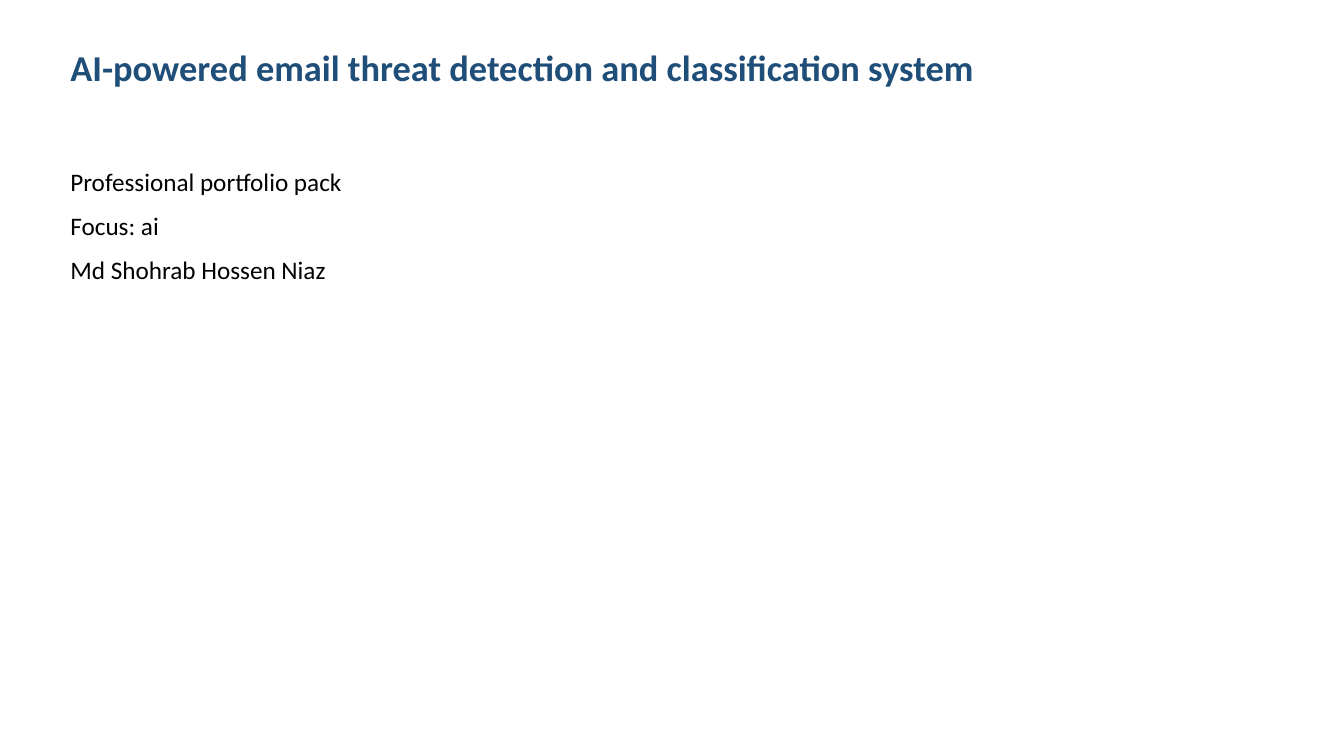
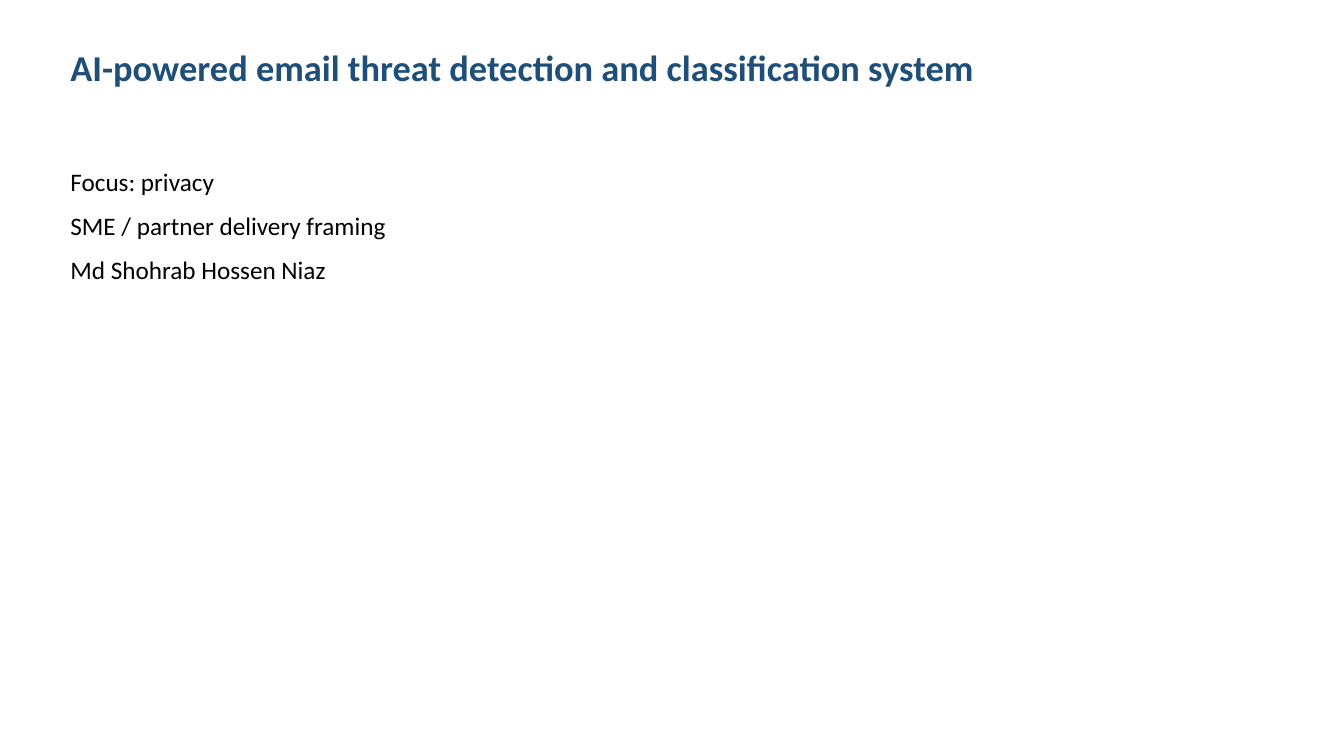
Before and after one commit to shohrabniaz/ai-email-threat-detection, a slide deck: slide 1 of Final_Submission/02_Presentation.pptx. Drawn at 1344x756 pixels with LibreOffice and Linux fonts; fonts in the diff are those of the drawing. Boxes give left, top, right and bottom in pixels: in the first picture for what was removed or moved away, otherwise in the second. Text is boxed around its words. In the diff, an @@ line names an element or a change of style, - is before the commit and + after.

Commit message:
Polish portfolio pack for professional showcase readiness.

```diff
--- a/Final_Submission/02_Presentation.pptx
+++ b/Final_Submission/02_Presentation.pptx
@@ text at box(70, 173, 385, 240): text changed @@
-Professional portfolio pack
-Focus: ai
+Focus: privacy
+SME / partner delivery framing
```
Also in this commit, not shown: 3 other slides changed, 12 other files.
